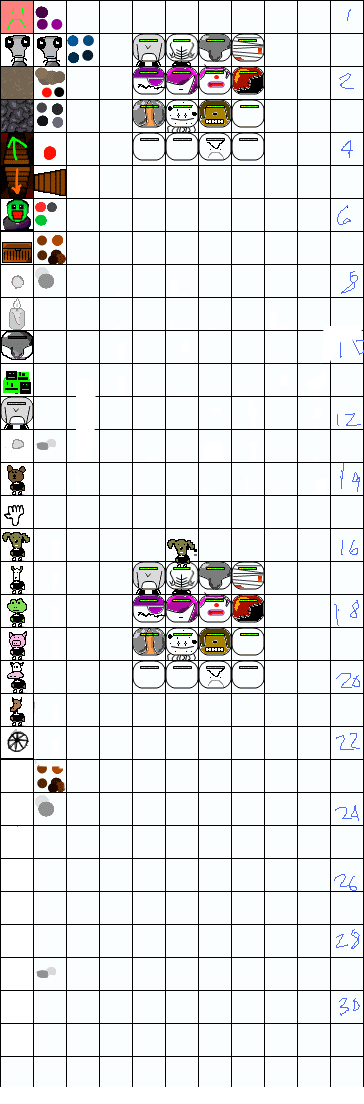
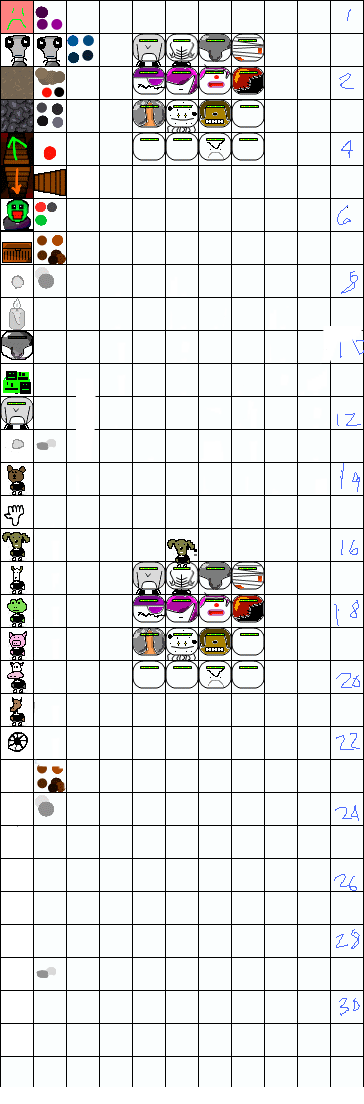
Layers edited between the first and the second 364 x 1104 image:
painted on "GameplaySheet.png" over [left=1, top=729, right=33, bottom=759]
